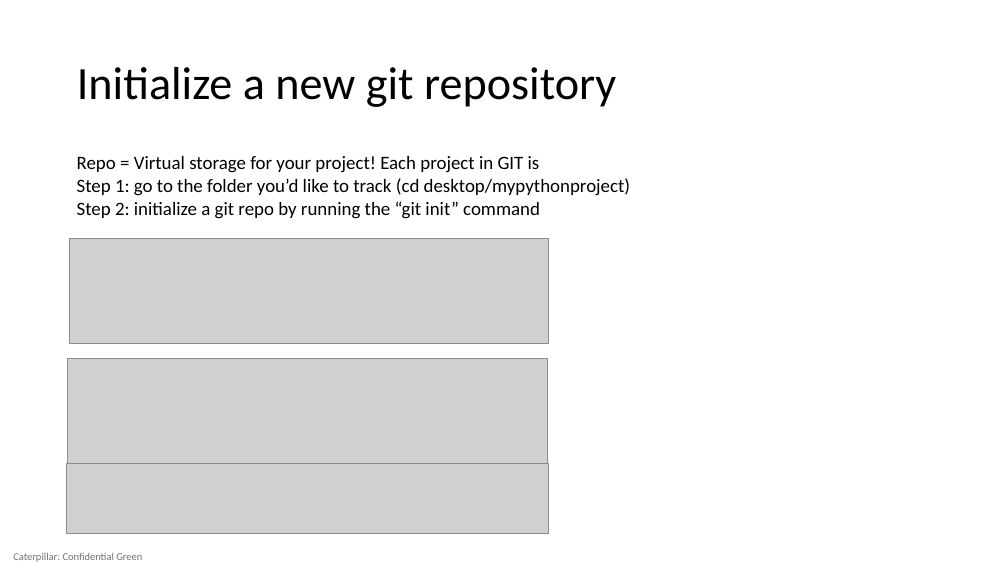
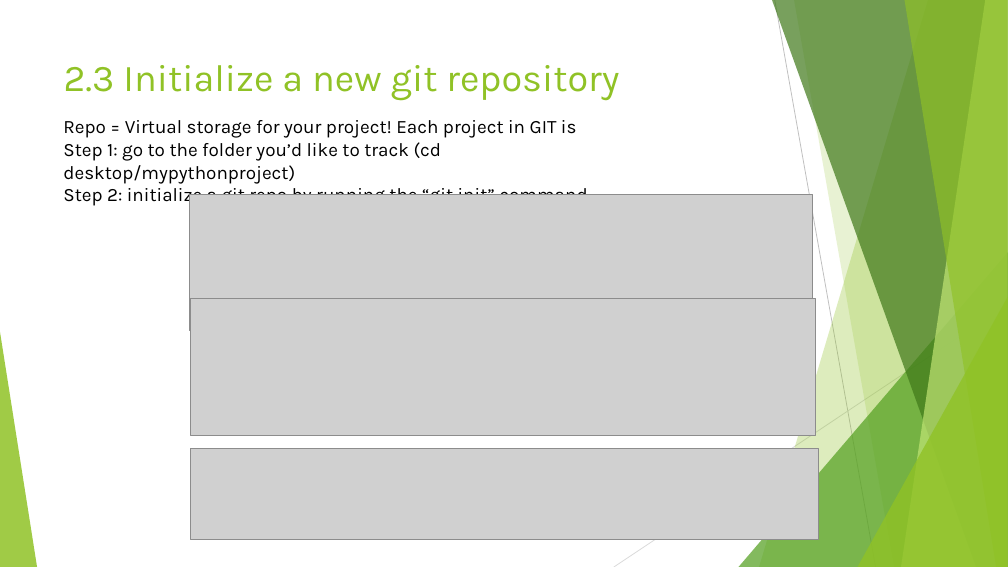
Before and after one commit to AydinGizem/teaching-github, a slide deck: slide 7 of GIT for beginners.pptx (slide 6 before the commit). Drawn at 1008x567 pixels with LibreOffice and Linux fonts; fonts in the diff are those of the drawing; grey boxes stand for pictures. Boxes give left, top, right and bottom in pixels: in the first picture for what was removed or moved away, otherwise in the second. Text is boxed around its words. In the diff, an @@ line names an element or a change of style, - is before the commit and + after.

```diff
--- a/GIT for beginners.pptx
+++ b/GIT for beginners.pptx
@@ title "2.3 Initialize a new git ..." at [64,65,619,101]: vertical alignment middle to top @@
@@ title at [64,65,619,101]: text changed; size 44 to 36 pt; font Calibri to Karla; text colour #000000 to #90C226 @@
-Initialize a new git repository
+2.3 Initialize a new git repository
@@ text "Repo = Virtual storage for ...": place and size @@
-text "Repo = Virtual storage for ..." at [77,156,630,219]
+text "Repo = Virtual storage for ..." at [63,120,587,195]
@@ text "Repo = Virtual storage for ..." at [63,120,587,195]: font Calibri to Karla @@
@@ picture: place and size @@
-picture at [70,239,548,344]
+picture at [189,194,812,330]
@@ picture: place and size @@
-picture at [67,358,547,464]
+picture at [191,299,816,435]
@@ group added at [0,0,1008,567]: 5 freeform shapes, 3 triangles, 2 lines @@
@@ picture: place and size @@
-picture at [67,464,549,534]
+picture at [191,448,819,540]
@@ text removed at [13,553,142,562] @@
-Caterpillar: Confidential Green
```
Also in this commit, not shown: 8 other slides changed, 8 slides added, 2 slides removed, 1 other file.
